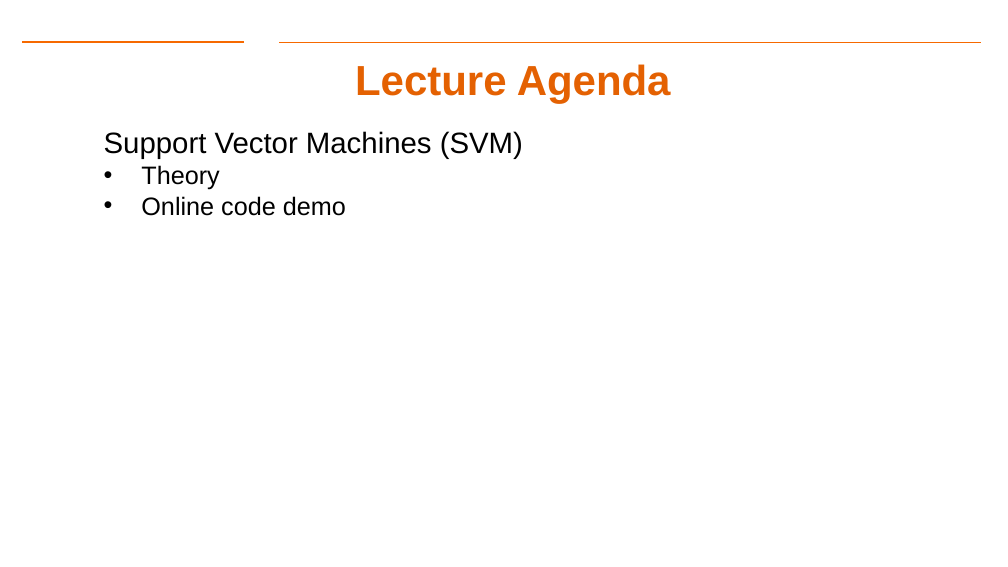
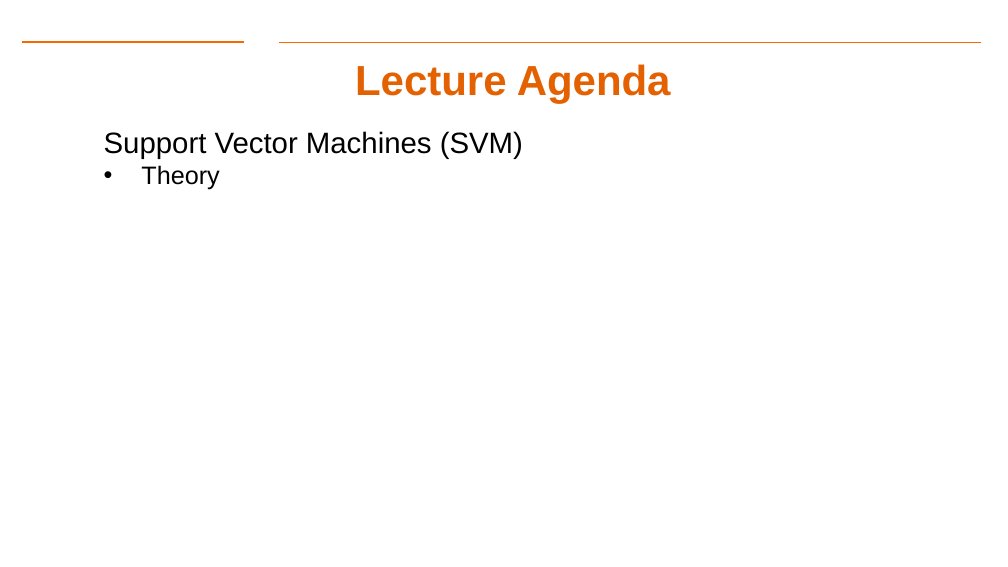
Before and after one commit to gk5951/RIT-DSCI-633-FDS, a slide deck: slide 2 of Syllabus/Lecture07/Lec07.pptx. Drawn at 1008x567 pixels with LibreOffice and Linux fonts; fonts in the diff are those of the drawing; background and template pictures are left out. Boxes give left, top, right and bottom in pixels: in the first picture for what was removed or moved away, otherwise in the second. Text is boxed around its words. In the diff, an @@ line names an element or a change of style, - is before the commit and + after.

```diff
--- a/Syllabus/Lecture07/Lec07.pptx
+++ b/Syllabus/Lecture07/Lec07.pptx
@@ text at (141,196,346,216): paragraph removed @@
-  • Online code demo
```
Also in this commit, not shown: 2 slides removed, 4 other files.
